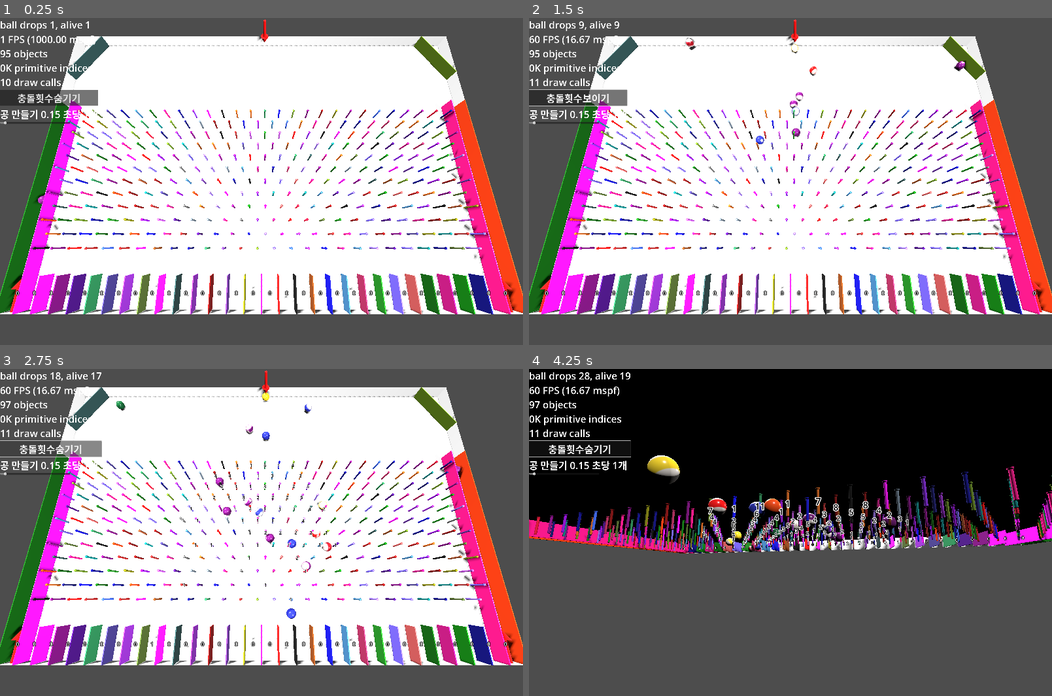
Above: before the commit, frames 1-4 (two rows, left to right).
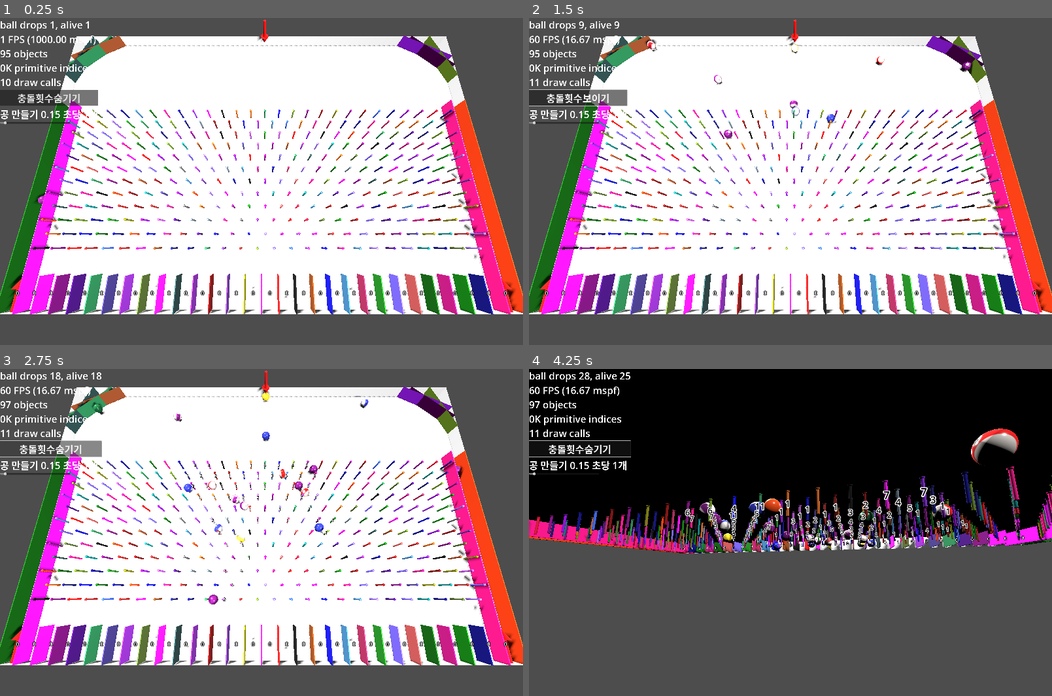
Above: after the commit, the same moments.

Repository: kasworld/gd4pinball
Game: Godot game, scene res://main.tscn
The game is run twice, just before and just after one commit, with the same random seed, the same clock (stepped at 60 frames per second) and the same inputs.
Inputs (mouse positions are in pixels of both pictures, inside the frame that each line leads up to):
- Up to frame 1 (0.25 s): no input
- Up to frame 2 (1.5 s): click "충돌횟수숨기기" at 0.5 s; tap Enter at 1.25, 1.35 s; move the mouse to (905, 165) at 1.27 s; hold Right from 1.28 s (still down); click (905, 165) at 1.42 s
- Up to frame 3 (2.75 s): release Right at 2 s; click "충돌횟수보이기" at 2 s
- Up to frame 4 (4.25 s): move the mouse to (685, 548) at 2.77 s; hold Left 2.78-3.53 s; tap 1 at 2.85 s; move the mouse to (842, 460) at 3.52 s; hold Right from 3.53 s (still down); tap Enter at 3.6 s

The runs differ from the first frame. In frame 1, 1.1% of the frame differs, in the area x 12-88%, y 5-20%; in frame 2, 1.4%; in frame 3, 2.2%; in frame 4, 3.4%, in the area x 17-94%, y 1-56%.

Commit message:
반사판 추가

Diff:
--- a/main.gd
+++ b/main.gd
@@ -78,23 +78,21 @@
 		w.position = Vector3(x, Config.WorldSize.y/2, Config.WorldSize.z/2+3)
 		add_child(w)
 
-	var rad = -PI/6
 	var l = 4
-	var w = preload("res://칸막이.tscn").instantiate(
-		).set_size( Vector3(Config.BallRadius/6, Config.WorldSize.y, l)
-		).set_color(dark_colors.pick_random()[0])
-	w.rotate_y(rad)
-	w.position = Vector3(-sin(rad)*l/2, Config.WorldSize.y/2, cos(rad)*l/2)
-	w.physics_material_override.bounce = 1.0
-	add_child(w)
-
-	w = preload("res://칸막이.tscn").instantiate(
-		).set_size( Vector3(Config.BallRadius/6, Config.WorldSize.y, l)
-		).set_color(dark_colors.pick_random()[0])
-	w.rotate_y(-rad)
-	w.position = Vector3(Config.WorldSize.x+sin(rad)*l/2, Config.WorldSize.y/2, cos(rad)*l/2)
-	w.physics_material_override.bounce = 1.0
-	add_child(w)
+	for deg in [70,45,30]:
+		var rad = deg_to_rad(deg)
+		var w = preload("res://반사판.tscn").instantiate(
+			).set_color(dark_colors.pick_random()[0])
+		w.rotate_y(rad)
+		w.position = Vector3(cos(rad)*l/2, Config.WorldSize.y/2, sin(rad)*l/2)
+		#w.physics_material_override.bounce = 0.5
+		add_child(w)
+		w = preload("res://반사판.tscn").instantiate(
+			).set_color(dark_colors.pick_random()[0])
+		w.rotate_y(-rad)
+		w.position = Vector3(Config.WorldSize.x-cos(-rad)*l/2, Config.WorldSize.y/2, -sin(-rad)*l/2)
+		#w.physics_material_override.bounce = 1.0
+		add_child(w)
 
 func new_label3d() -> Label3D:
 	var lb = Label3D.new()
--- /dev/null
+++ b/반사판.gd
@@ -0,0 +1,18 @@
+extends StaticBody3D
+class_name 반사판
+
+func set_material(mat :Material) -> 반사판:
+	$MeshInstance3D.mesh.material = mat
+	return self
+
+func set_color(co :Color) -> 반사판:
+	$MeshInstance3D.mesh.material.albedo_color = co
+	return self
+
+func get_color() -> Color:
+	return $MeshInstance3D.mesh.material.albedo_color
+
+func set_size(v2 :Vector2) -> 반사판:
+	$MeshInstance3D.mesh.size = v2
+	#$CollisionShape3D.shape.size = v3
+	return self
--- /dev/null
+++ b/반사판.tscn
@@ -0,0 +1,29 @@
+[gd_scene load_steps=6 format=3 uid="uid://dstymu0b6uaoq"]
+
+[ext_resource type="Script" uid="uid://bqqpw3u5bw10h" path="res://반사판.gd" id="1_xwmn8"]
+
+[sub_resource type="PhysicsMaterial" id="PhysicsMaterial_xwmn8"]
+resource_local_to_scene = true
+
+[sub_resource type="StandardMaterial3D" id="StandardMaterial3D_elwgu"]
+resource_local_to_scene = true
+
+[sub_resource type="PlaneMesh" id="PlaneMesh_xwmn8"]
+resource_local_to_scene = true
+material = SubResource("StandardMaterial3D_elwgu")
+size = Vector2(4, 1)
+
+[sub_resource type="ConcavePolygonShape3D" id="ConcavePolygonShape3D_xwmn8"]
+data = PackedVector3Array(2, 0, 0.5, -2, 0, 0.5, 2, 0, -0.5, -2, 0, 0.5, -2, 0, -0.5, 2, 0, -0.5)
+
+[node name="반사판" type="StaticBody3D"]
+physics_material_override = SubResource("PhysicsMaterial_xwmn8")
+script = ExtResource("1_xwmn8")
+
+[node name="MeshInstance3D" type="MeshInstance3D" parent="."]
+transform = Transform3D(1, 0, 0, 0, -4.37114e-08, -1, 0, 1, -4.37114e-08, 0, 0, 0)
+mesh = SubResource("PlaneMesh_xwmn8")
+
+[node name="CollisionShape3D" type="CollisionShape3D" parent="."]
+transform = Transform3D(1, 0, 0, 0, -4.37114e-08, -1, 0, 1, -4.37114e-08, 0, 0, 0)
+shape = SubResource("ConcavePolygonShape3D_xwmn8")
Not shown, added: 반사판.gd.uid
